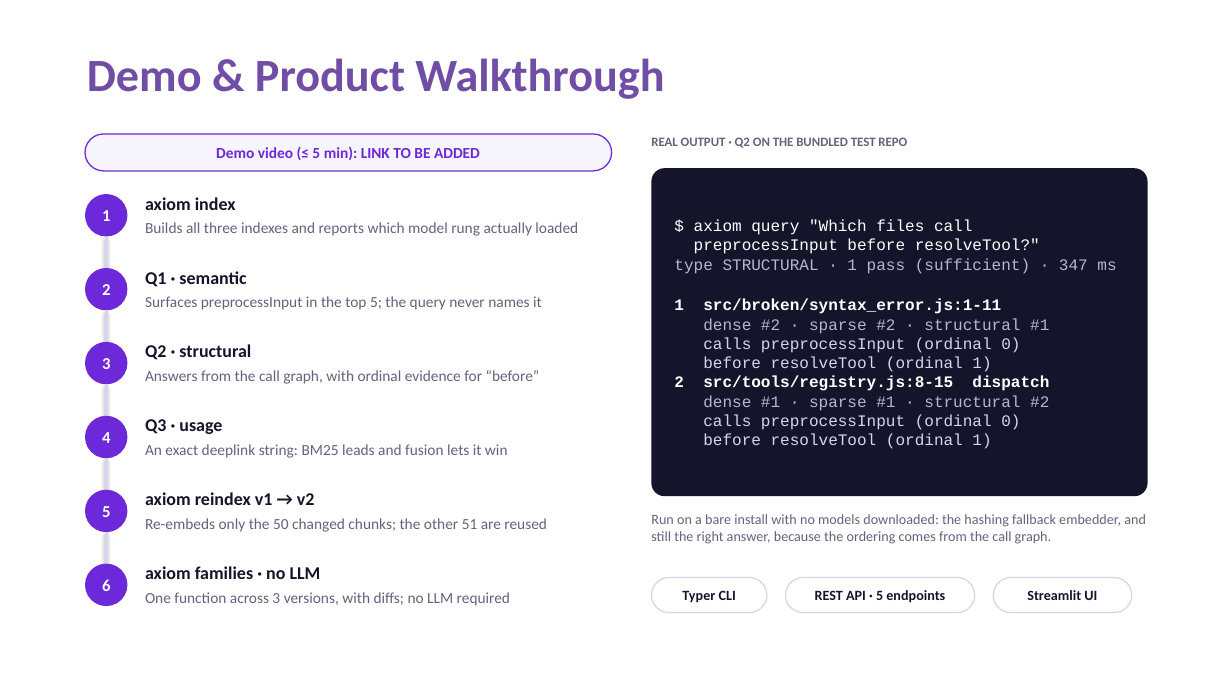
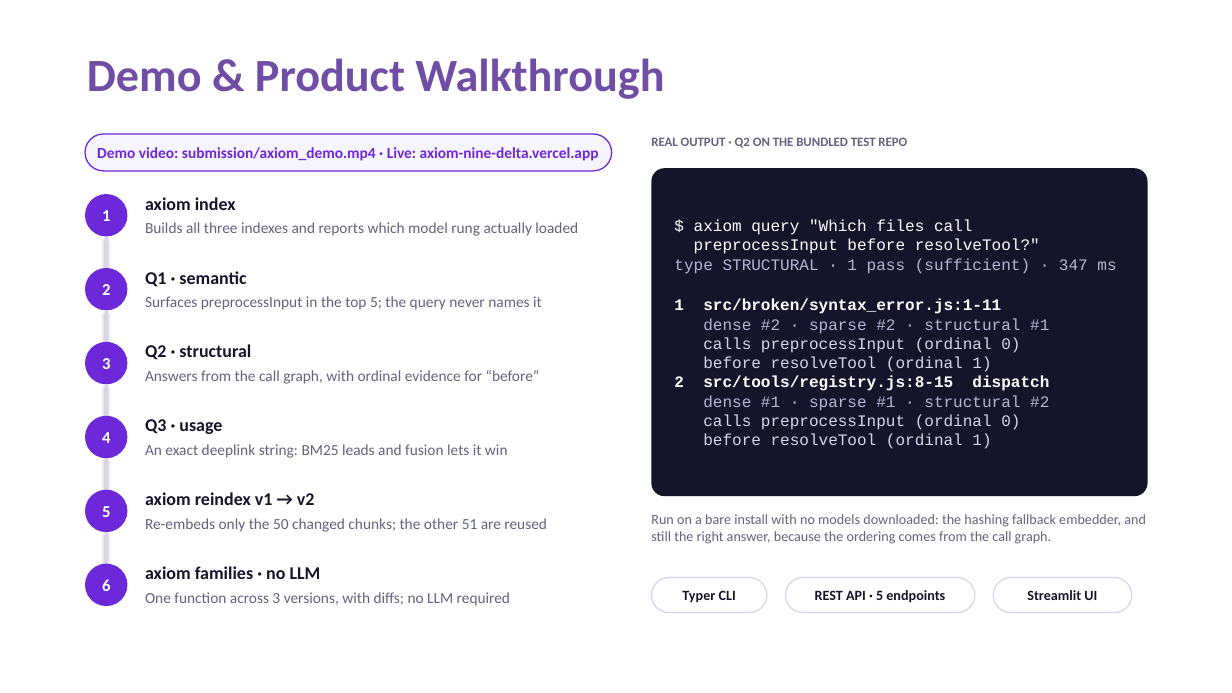
Before and after one commit to HarshdeepAthawale/AXIOM, a slide deck: slide 5 of submission/Thapar_Incognito_Submission.pptx. Drawn at 1232x693 pixels with LibreOffice and Linux fonts; fonts in the diff are those of the drawing. Boxes give left, top, right and bottom in pixels: in the first picture for what was removed or moved away, otherwise in the second. Text is boxed around its words. In the diff, an @@ line names an element or a change of style, - is before the commit and + after.

Commit message:
Add the narrated demo video, its script and the live links
submission/axiom_demo.mp4 is the 2:44 walkthrough of the web app with the
ElevenLabs voiceover from submission/voiceover.txt; demo_script.md has the
timed shot list. README and deck now point at the video and at the live
Vercel and Render deployments.

```diff
--- a/submission/Thapar_Incognito_Submission.pptx
+++ b/submission/Thapar_Incognito_Submission.pptx
@@ text in rounded rectangle at bbox=[97, 147, 599, 161]: text changed @@
-Demo video (≤ 5 min): LINK TO BE ADDED
+Demo video: submission/axiom_demo.mp4 · Live: axiom-nine-delta.vercel.app
```
Also in this commit, not shown: 1 other slide changed, 5 other files.
